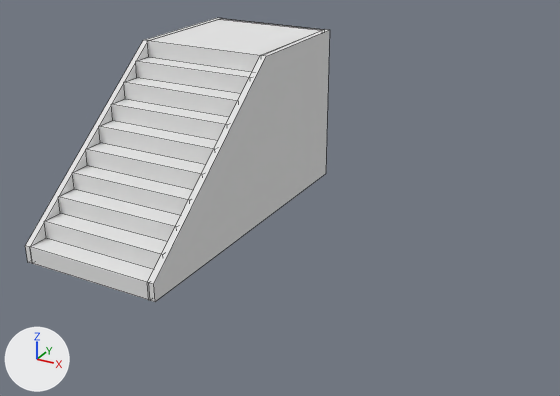
Before and after pictures for a commit that changed the Blender file Assets/Models/Environment/CastleGeometry/Stairs.blend.
Rendered twice from a 50 mm lens placed at (4.01, -6.56, 3.94), pointed at (0.16, 0.44, 0.45). The lights are fixed; the arrows at lower left show +X, +Y and +Z. Mesh edges are drawn as thin lines.

The scene before the commit, as lines of its bpy script (objects in view):
```python
me_cube_006 = bpy.data.meshes.new('Cube.006')
me_cube_006.from_pydata(...)  # 72 vertices, 43 faces; spans x -0.86..0.86, y -1.32..2.6, z -1.0..1.0
me_cube_006.materials.append(mat_plaster)  # white #e7e7e7
ob_stair1wide = bpy.data.objects.new('Stair1Wide', me_cube_006)
ob_stair1wide.location = (-1.149, 0.0, 0.9)
```
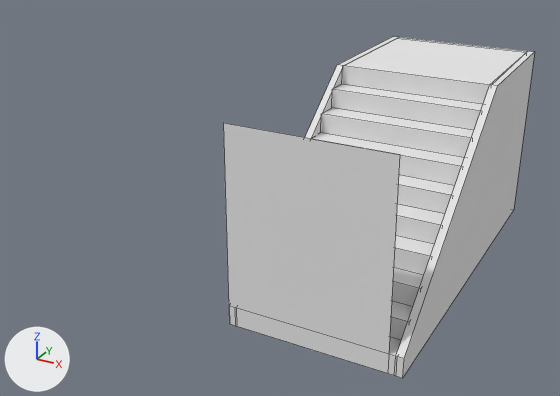
The newer file is also turned or shifted as a whole; pictures and numbers use the older file's frame.

Changed parts and their boxes (x1, y1, x2, y2) in the pictures (560 x 396 px):
```json
{"object": "Stair1Wide", "change": "mesh moved", "before": [25, 18, 330, 302], "after": [305, 37, 535, 378]}
{"object": "Stair1Wide.001", "change": "added", "after": [223, 123, 400, 374]}
```

Scene script edits in JSON lines:
```json
{"op": "add", "block": "mat_plaster_002", "code": ["mat_plaster_002 = diffuse_material('Plaster.002')", "mat_plaster_002.base_color = (0.8, 0.8, 0.8)  # white #e7e7e7"]}
{"block": "me_cube_006", "where": "me_cube_006.from_pydata(...)  # 72 vertices, 43 faces; spans x -0.86..0.86, y -1.32..2.6, z -1.0..1.0"}
{"block": "me_cube_006", "where": "# used by ob_stair1wide; location = (-1.149, 0.0, 0.9)"}
{"block": "me_cube_006", "change": "me_cube_006 part 1: the whole mesh is moved by (2.6, 0.02, 0.0)"}
{"op": "add", "block": "me_cube_001", "code": ["me_cube_001 = bpy.data.meshes.new('Cube.001')", "me_cube_001.from_pydata([(-0.84, 0.01, 1.9), (0.74, 0.01, 1.9), (0.75, 0.03, -0.1), (-0.85, 0.03, -0.1)], [], [(1, 2, 3, 0)])", "me_cube_001.materials.append(mat_plaster_002)  # white #e7e7e7"]}
{"op": "add", "block": "ob_stair1wide_001", "code": ["ob_stair1wide_001 = bpy.data.objects.new('Stair1Wide.001', me_cube_001)", "ob_stair1wide_001.location = (1.422, -1.331, 0.0)"]}
```
